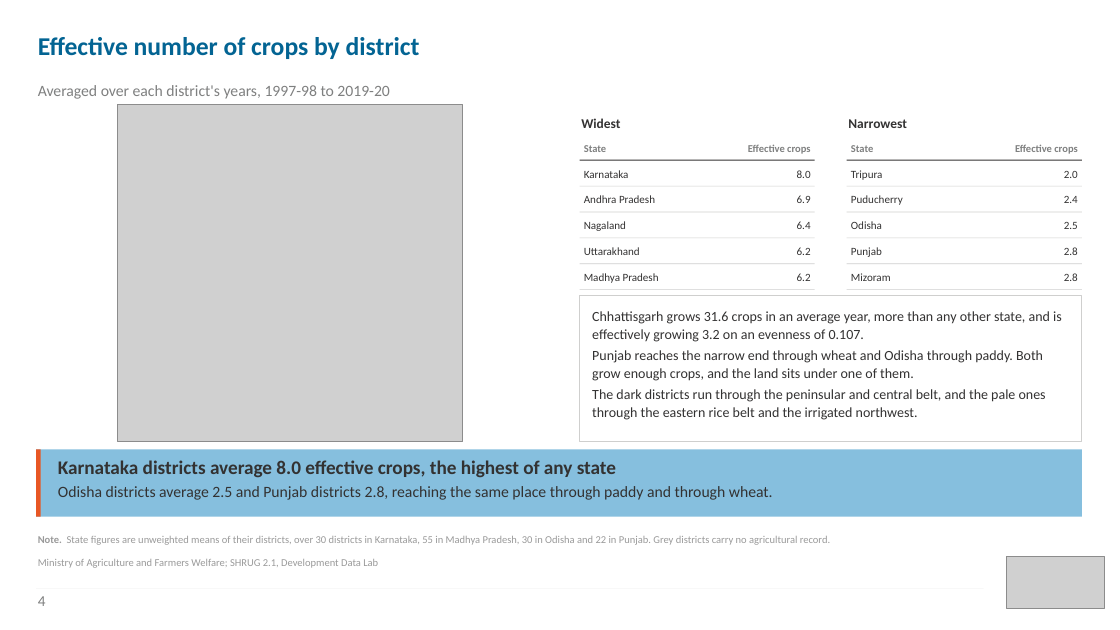
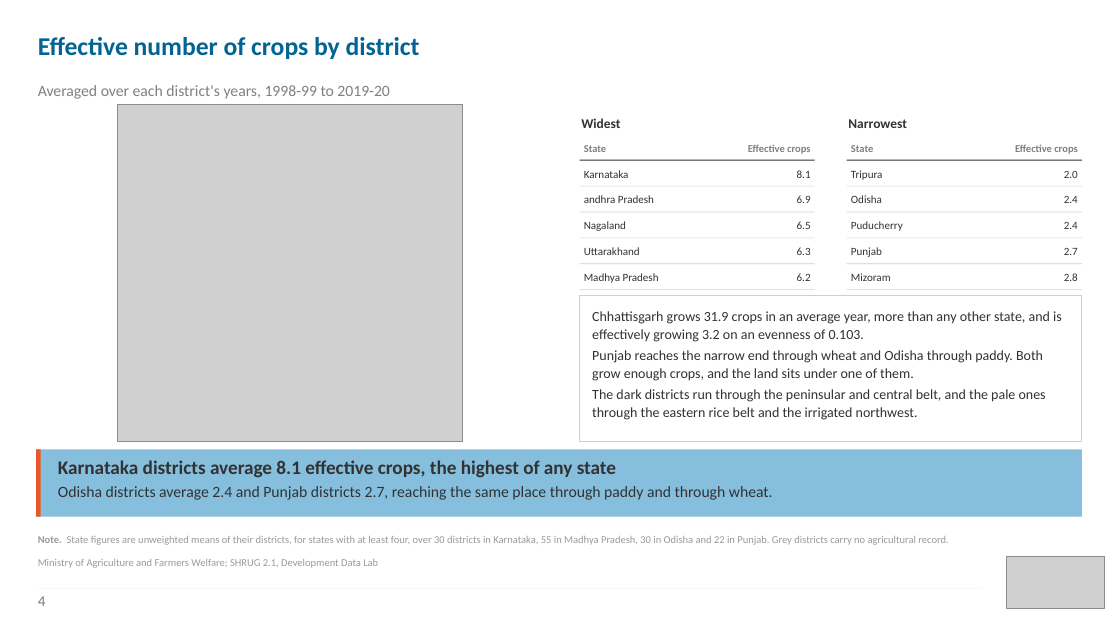
Before and after one commit to Mridlll/crop-diversity, a slide deck: slide 4 of deck/crop_diversity.pptx. Drawn at 1120x630 pixels with LibreOffice and Linux fonts; fonts in the diff are those of the drawing; grey boxes stand for pictures. Boxes give left, top, right and bottom in pixels: in the first picture for what was removed or moved away, otherwise in the second. Text is boxed around its words. In the diff, an @@ line names an element or a change of style, - is before the commit and + after.

```diff
--- a/deck/crop_diversity.pptx
+++ b/deck/crop_diversity.pptx
@@ text at (38,85,389,99): text changed @@
-Averaged over each district's years, 1997-98 to 2019-20
+Averaged over each district's years, 1998-99 to 2019-20
@@ text at (797,170,811,178): text changed @@
-8.0
+8.1
@@ text at (584,195,654,203): text changed @@
-Andhra Pradesh
+andhra Pradesh
@@ text "Odisha": place and size @@
-text "Odisha" at (851,221,882,229)
+text "Odisha" at (851,195,882,203)
@@ text at (797,221,811,229): text changed @@
-6.4
+6.5
@@ text "Puducherry": place and size @@
-text "Puducherry" at (851,195,903,205)
+text "Puducherry" at (851,221,903,231)
@@ text at (1064,222,1078,229): text changed @@
-2.5
+2.4
@@ text at (1064,248,1078,255): text changed @@
-2.8
+2.7
@@ text in rectangle at (592,311,1062,342): text changed @@
-Chhattisgarh grows 31.6 crops in an average year, more than any other state, and is effectively growing 3.2 on an evenness of 0.107.
+Chhattisgarh grows 31.9 crops in an average year, more than any other state, and is effectively growing 3.2 on an evenness of 0.103.
@@ text at (58,460,773,500): text changed @@
-Karnataka districts average 8.0 effective crops, the highest of any state
-Odisha districts average 2.5 and Punjab districts 2.8, reaching the same place through paddy and through wheat.
+Karnataka districts average 8.1 effective crops, the highest of any state
+Odisha districts average 2.4 and Punjab districts 2.7, reaching the same place through paddy and through wheat.
@@ text at (38,536,948,545): text changed @@
-Note. State figures are unweighted means of their districts, over 30 districts in Karnataka, 55 in Madhya Pradesh, 30 in Odisha and 22 in Punjab. Grey districts carry no agricultural record.
+Note. State figures are unweighted means of their districts, for states with at least four, over 30 districts in Karnataka, 55 in Madhya Pradesh, 30 in Odisha and 22 in Punjab. Grey districts carry no agricultural record.
```
Also in this commit, not shown: 11 other slides changed, 2 slides added, 2 slides removed, 53 other files.
